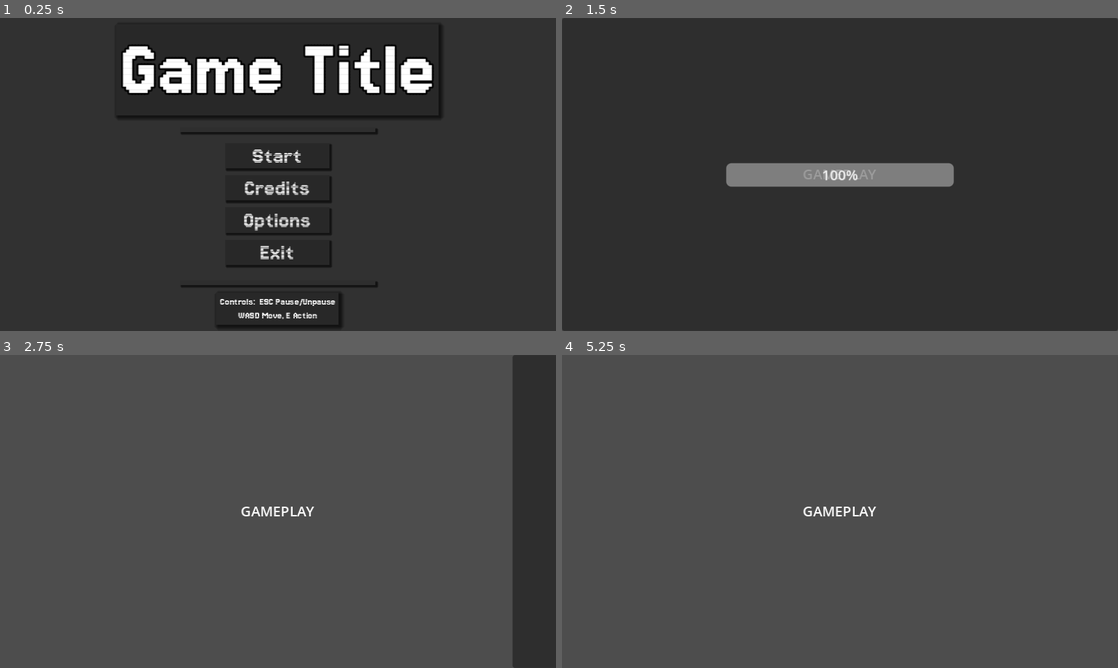
Above: before the commit, frames 1-4 (two rows, left to right).
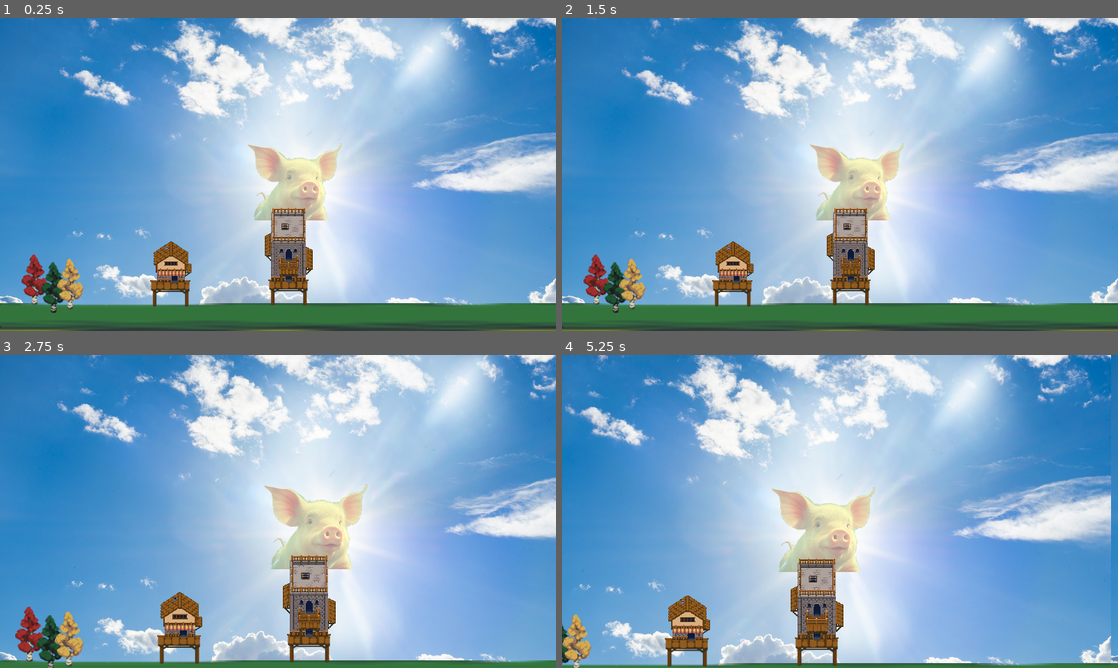
Above: after the commit, the same moments.

Repository: PlayDieRepeat/gmtk_2024
Game: Godot game, scene res://scenes/systems/initializer.tscn
Two runs of this game, one before a commit and one after it. Both use one fixed random seed, a clock stepped at 60 frames per second and the inputs below. Sound files missing from this copy of the repository are replaced by a short silence.
Inputs (mouse positions are in pixels of both pictures, inside the frame that each line leads up to):
- Up to frame 1 (0.25 s): no input
- Up to frame 2 (1.5 s): click (840, 155) at 0.5 s, where only the run before the commit has a clickable "Start"; move the mouse to (962, 158) at 1.27 s; tap Mouse wheel down (Scroll Down) at 1.35 s
- Up to frame 3 (2.75 s): tap Enter at 2 s; move the mouse to (166, 527) at 2.02 s; tap Mouse wheel up (Scroll Up) at 2.1 s
- Up to frame 4 (5.25 s): move the mouse to (895, 442) at 2.77 s; tap Mouse wheel down (Scroll Down) at 2.85, 4.35 s; tap Space at 3.5, 5 s; move the mouse to (812, 574) at 3.52 s; tap Mouse wheel up (Scroll Up) at 3.6, 5.1 s; tap Enter at 4.25 s; move the mouse to (1006, 558) at 4.27 s; move the mouse to (673, 464) at 5.02 s

The runs differ from the first frame. In frame 1, 98% of the frame differs, in the area x 0-100%, y 0-100%; in frame 2, 99%; in frame 3, 100%; in frame 4, 100%.

Commit message:
More File cleanup

Diff:
--- a/resources/scenes/game_scenes/level_1.tres
+++ b/resources/scenes/game_scenes/level_1.tres
@@ -1,9 +1,7 @@
-[gd_resource type="Resource" script_class="RScene" load_steps=3 format=3 uid="uid://bkccupmu5mjrh"]
+[gd_resource type="Resource" script_class="RScene" load_steps=2 format=3 uid="uid://bkccupmu5mjrh"]
 
-[ext_resource type="PackedScene" uid="uid://di3ut8c68gk7h" path="res://scenes/levels/level1.tscn" id="1_x6wx7"]
 [ext_resource type="Script" path="res://scripts/_resources/r_scene.gd" id="2_mss3e"]
 
 [resource]
 script = ExtResource("2_mss3e")
-scene = ExtResource("1_x6wx7")
 scene_id = "level_1"
--- a/resources/scenes/materials/buildings/house.tscn
+++ /dev/null
@@ -1,9 +0,0 @@
-[gd_scene load_steps=2 format=3 uid="uid://cgaru2o57fe3j"]
-
-[ext_resource type="Texture2D" uid="uid://j1gt4p5d711p" path="res://assets/images/buildings/house.png" id="1_tltns"]
-
-[node name="house" type="Node2D"]
-
-[node name="Sprite2D" type="Sprite2D" parent="."]
-scale = Vector2(0.1, 0.065)
-texture = ExtResource("1_tltns")
--- a/resources/scenes/materials/buildings/scaffold.tscn
+++ /dev/null
@@ -1,10 +0,0 @@
-[gd_scene load_steps=2 format=3 uid="uid://bxk6fl5f820xw"]
-
-[ext_resource type="Texture2D" uid="uid://d31l5glot2f5j" path="res://assets/images/buildings/scaffold.png" id="1_dktxa"]
-
-[node name="scaffold" type="Node2D"]
-
-[node name="Sprite2D" type="Sprite2D" parent="."]
-scale = Vector2(1, 0.66)
-texture = ExtResource("1_dktxa")
-centered = false
--- a/resources/scenes/materials/buildings/temple.tscn
+++ /dev/null
@@ -1,9 +0,0 @@
-[gd_scene load_steps=2 format=3 uid="uid://b5t8vmp1prekn"]
-
-[ext_resource type="Texture2D" uid="uid://4ee6v0atlgul" path="res://assets/images/buildings/temple.png" id="1_5k66o"]
-
-[node name="temple" type="Node2D"]
-
-[node name="Sprite2D" type="Sprite2D" parent="."]
-scale = Vector2(0.1, 0.1)
-texture = ExtResource("1_5k66o")
--- a/resources/scenes/materials/favor.tres
+++ /dev/null
@@ -1,8 +0,0 @@
-[gd_resource type="Resource" script_class="RMaterial" load_steps=2 format=3 uid="uid://r05m2n5w07kb"]
-
-[ext_resource type="Script" path="res://scripts/_resources/r_material.gd" id="1_7hii7"]
-
-[resource]
-script = ExtResource("1_7hii7")
-id = "favor"
-display_name = "favor"
--- a/resources/scenes/materials/fulfillment.tres
+++ /dev/null
@@ -1,8 +0,0 @@
-[gd_resource type="Resource" script_class="RMaterial" load_steps=2 format=3 uid="uid://cdsmuncw6nplf"]
-
-[ext_resource type="Script" path="res://scripts/_resources/r_material.gd" id="1_s54vq"]
-
-[resource]
-script = ExtResource("1_s54vq")
-id = "fulfillment"
-display_name = "fulfillment"
--- a/resources/scenes/materials/gods/pigGod.tscn
+++ /dev/null
@@ -1,11 +0,0 @@
-[gd_scene load_steps=2 format=3 uid="uid://bjxw6tw4ukkyn"]
-
-[ext_resource type="Texture2D" uid="uid://cnxixdvsqlkqu" path="res://assets/images/gods/pig.png" id="1_puxwf"]
-
-[node name="pigGod" type="Node2D"]
-
-[node name="Sprite2D" type="Sprite2D" parent="."]
-modulate = Color(1, 1, 0.541176, 0.490196)
-position = Vector2(56, 49)
-scale = Vector2(0.468, 0.5)
-texture = ExtResource("1_puxwf")
--- a/resources/scenes/materials/grain.tres
+++ /dev/null
@@ -1,8 +0,0 @@
-[gd_resource type="Resource" script_class="RMaterial" load_steps=2 format=3 uid="uid://cwodnmk0c4ay1"]
-
-[ext_resource type="Script" path="res://scripts/_resources/r_material.gd" id="1_86gy5"]
-
-[resource]
-script = ExtResource("1_86gy5")
-id = "grain"
-display_name = "grain"
--- a/resources/scenes/materials/stone.tres
+++ /dev/null
@@ -1,8 +0,0 @@
-[gd_resource type="Resource" script_class="RMaterial" load_steps=2 format=3 uid="uid://54wdamax4i3s"]
-
-[ext_resource type="Script" path="res://scripts/_resources/r_material.gd" id="1_4cwgo"]
-
-[resource]
-script = ExtResource("1_4cwgo")
-id = "stone"
-display_name = "stone"
--- a/resources/scenes/materials/villager.tres
+++ /dev/null
@@ -1,8 +0,0 @@
-[gd_resource type="Resource" script_class="RMaterial" load_steps=2 format=3 uid="uid://bwtau4rb27yxt"]
-
-[ext_resource type="Script" path="res://scripts/_resources/r_material.gd" id="1_6rgw1"]
-
-[resource]
-script = ExtResource("1_6rgw1")
-id = "villager"
-display_name = "villager"
--- a/resources/scenes/materials/wood.tres
+++ /dev/null
@@ -1,8 +0,0 @@
-[gd_resource type="Resource" script_class="RMaterial" load_steps=2 format=3 uid="uid://wscpuo1ajsvh"]
-
-[ext_resource type="Script" path="res://scripts/_resources/r_material.gd" id="1_a3jwk"]
-
-[resource]
-script = ExtResource("1_a3jwk")
-id = "wood"
-display_name = "wood"
--- a/scenes/_autoloads/scenester.tscn
+++ b/scenes/_autoloads/scenester.tscn
@@ -1,9 +1,17 @@
-[gd_scene load_steps=3 format=3 uid="uid://dsaj00rb64dcy"]
+[gd_scene load_steps=6 format=3 uid="uid://dsaj00rb64dcy"]
 
 [ext_resource type="Script" path="res://scripts/_autoloads/scenester.gd" id="1_7h0d4"]
 [ext_resource type="Resource" uid="uid://dowv3jyjfcrb4" path="res://resources/scenes/main_menu.tres" id="2_1d6hn"]
+[ext_resource type="PackedScene" uid="uid://cuat3j3t5i28s" path="res://scenes/levels/levelTest.tscn" id="3_bbdpk"]
+[ext_resource type="Script" path="res://scripts/_resources/r_scene.gd" id="4_goux8"]
+
+[sub_resource type="Resource" id="Resource_w8wji"]
+script = ExtResource("4_goux8")
+scene = ExtResource("3_bbdpk")
+scene_id = "level_test"
 
 [node name="Scenester" type="Node"]
 process_mode = 3
 script = ExtResource("1_7h0d4")
 main_menu_scene = ExtResource("2_1d6hn")
+initial_scene = SubResource("Resource_w8wji")
